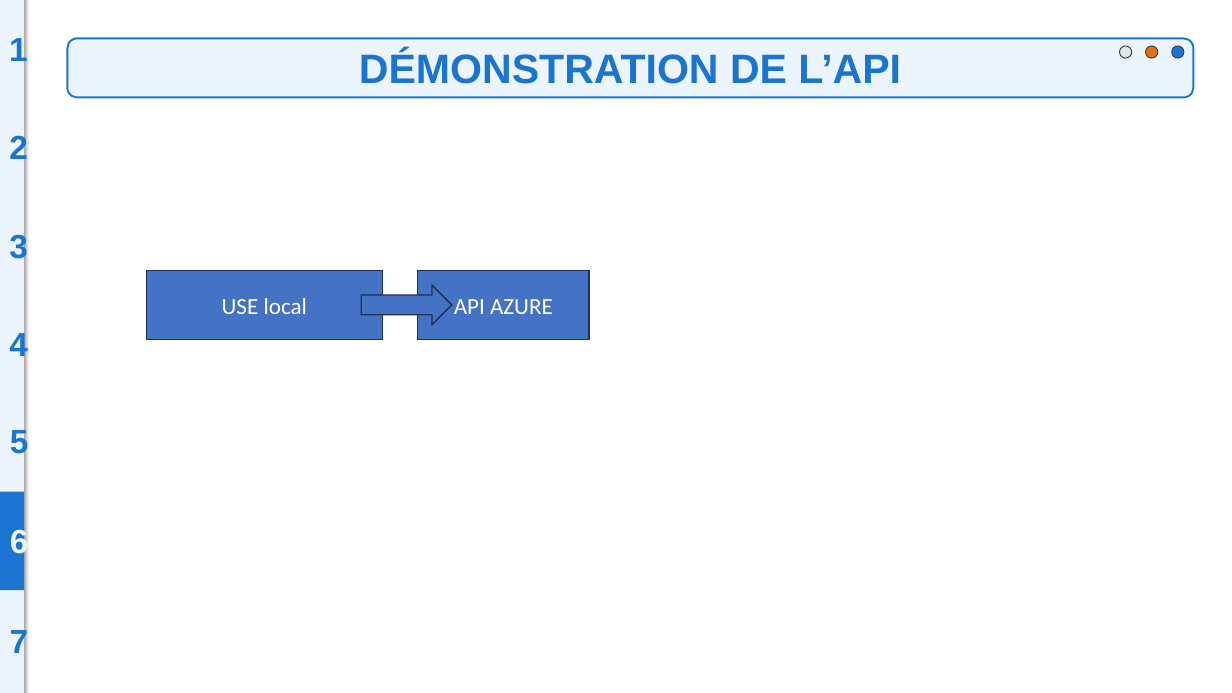
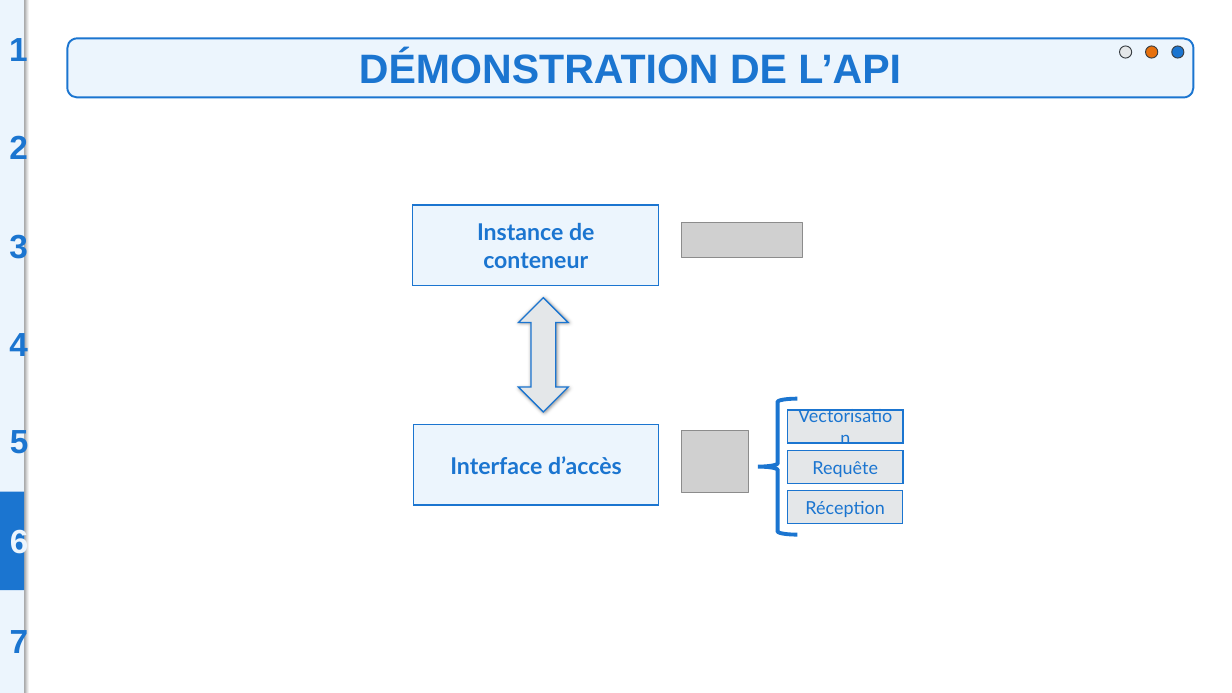
Before and after one commit to BiGHeaDMaX/Suggestion-automatique-de-mots-cles, a slide deck: slide 24 of 07 - Présentation.pptx (slide 23 before the commit). Drawn at 1232x693 pixels with LibreOffice and Linux fonts; fonts in the diff are those of the drawing; grey boxes stand for pictures. Boxes give left, top, right and bottom in pixels: in the first picture for what was removed or moved away, otherwise in the second. Text is boxed around its words. In the diff, an @@ line names an element or a change of style, - is before the commit and + after.

```diff
--- a/07 - Présentation.pptx
+++ b/07 - Présentation.pptx
@@ rectangle added at [413,205,659,286], fill #ECF5FD, outline #1B75D0 1 pt, 18 pt, text #1B75D0, bold @@
+Instance de conteneur
@@ picture added at [682,223,803,258] @@
@@ rectangle removed at [146,271,383,340] @@
-USE local
@@ right arrow removed at [361,286,452,325] @@
@@ rectangle removed at [418,271,589,340] @@
-API AZURE
@@ freeform shape added at [518,298,568,412], fill #E4E7E9, outline #1B75D0 1 pt @@
@@ left brace added at [758,398,798,534], outline #1B75D0 3 pt @@
@@ rectangle added at [787,410,903,444], fill #E4E7E9, outline #1B75D0 1 pt, 14 pt, text #1B75D0 @@
+Vectorisation
@@ rectangle added at [413,424,658,505], fill #ECF5FD, outline #1B75D0 1 pt, 18 pt, text #1B75D0, bold @@
+Interface d’accès
@@ picture added at [682,430,749,493] @@
@@ rectangle added at [787,450,903,483], fill #E4E7E9, outline #1B75D0 1 pt, 14 pt, text #1B75D0 @@
+Requête
@@ rectangle added at [787,491,903,524], fill #E4E7E9, outline #1B75D0 1 pt, 14 pt, text #1B75D0 @@
+Réception
```
Also in this commit, not shown: 4 other slides changed, 2 slides added, 1 slide removed.
